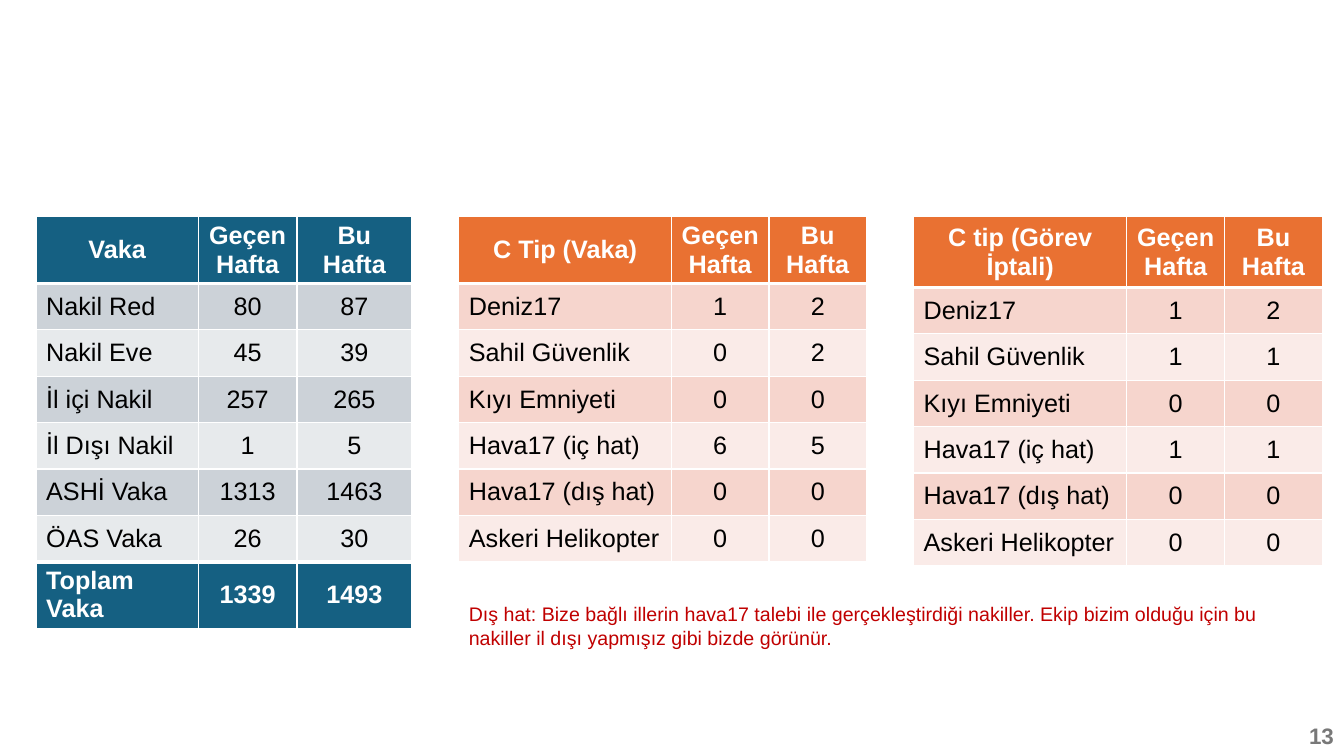
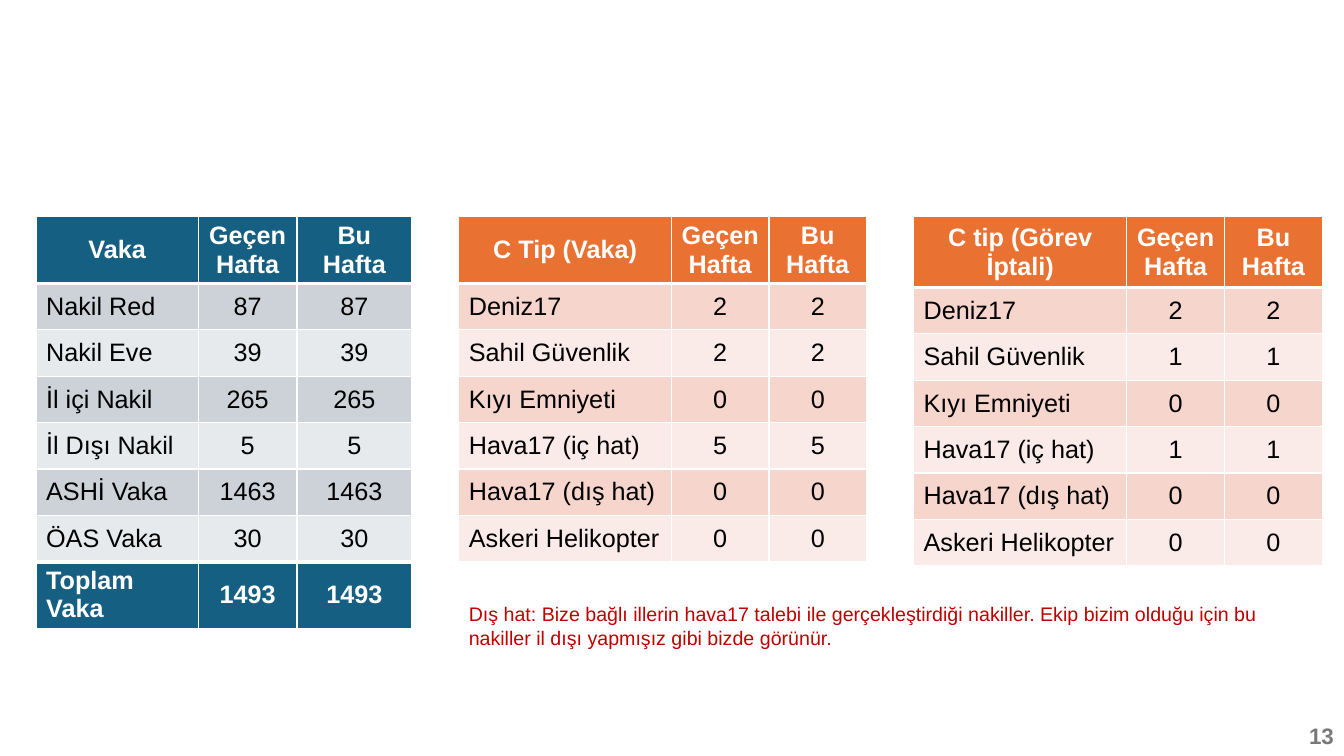
Before and after one commit to Canakkale112AcilSaglik/iasb, a slide deck: slide 13 of bulten-template.pptx. Drawn at 1344x756 pixels with LibreOffice and Linux fonts; fonts in the diff are those of the drawing; background and template pictures are left out. Boxes give left, top, right and bottom in pixels: in the first picture for what was removed or moved away, otherwise in the second. Text is boxed around its words. In the diff, an @@ line names an element or a change of style, - is before the commit and + after.

```diff
--- a/bulten-template.pptx
+++ b/bulten-template.pptx
@@ table at bbox=[36, 217, 412, 636] @@
-row 2, column 2: 80
+row 2, column 2: 87
-row 3, column 2: 45
+row 3, column 2: 39
-row 4, column 2: 257
+row 4, column 2: 265
-row 5, column 2: 1
+row 5, column 2: 5
-row 6, column 2: 1313
+row 6, column 2: 1463
-row 7, column 2: 26
+row 7, column 2: 30
-row 8, column 2: 1339
+row 8, column 2: 1493
@@ table at bbox=[459, 217, 867, 566] @@
-row 2, column 2: 1
+row 2, column 2: 2
-row 3, column 2: 0
+row 3, column 2: 2
-row 5, column 2: 6
+row 5, column 2: 5
@@ table at bbox=[913, 217, 1322, 566] @@
-row 2, column 2: 1
+row 2, column 2: 2
```
Also in this commit, not shown: 4 other slides changed, 1 other file.
